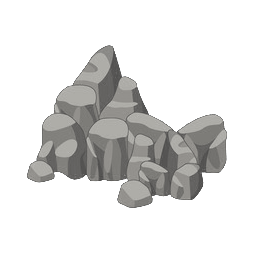
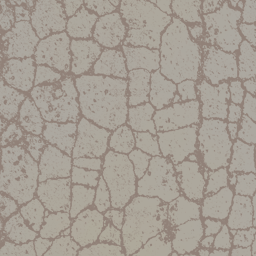
Layered file, before and after one edit (w=256, h=256). Changes by layer:
showed group "road" (3 layers) over [0, 0, 256, 256]
"Layer 52": opacity 100% → 70% over [0, 0, 256, 256]
hid group "rocks" (2nd of 2) (2 layers) over [27, 45, 228, 210]
